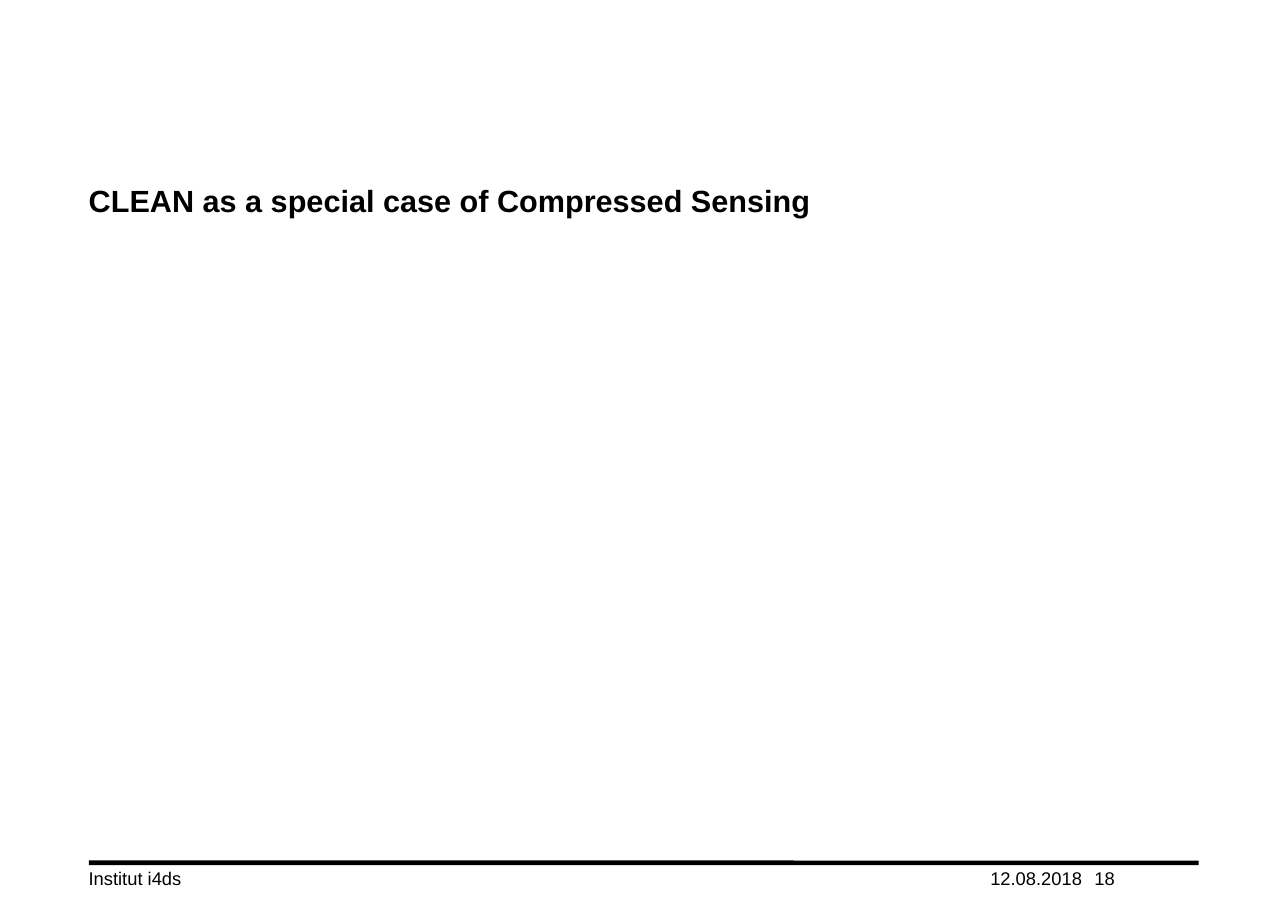
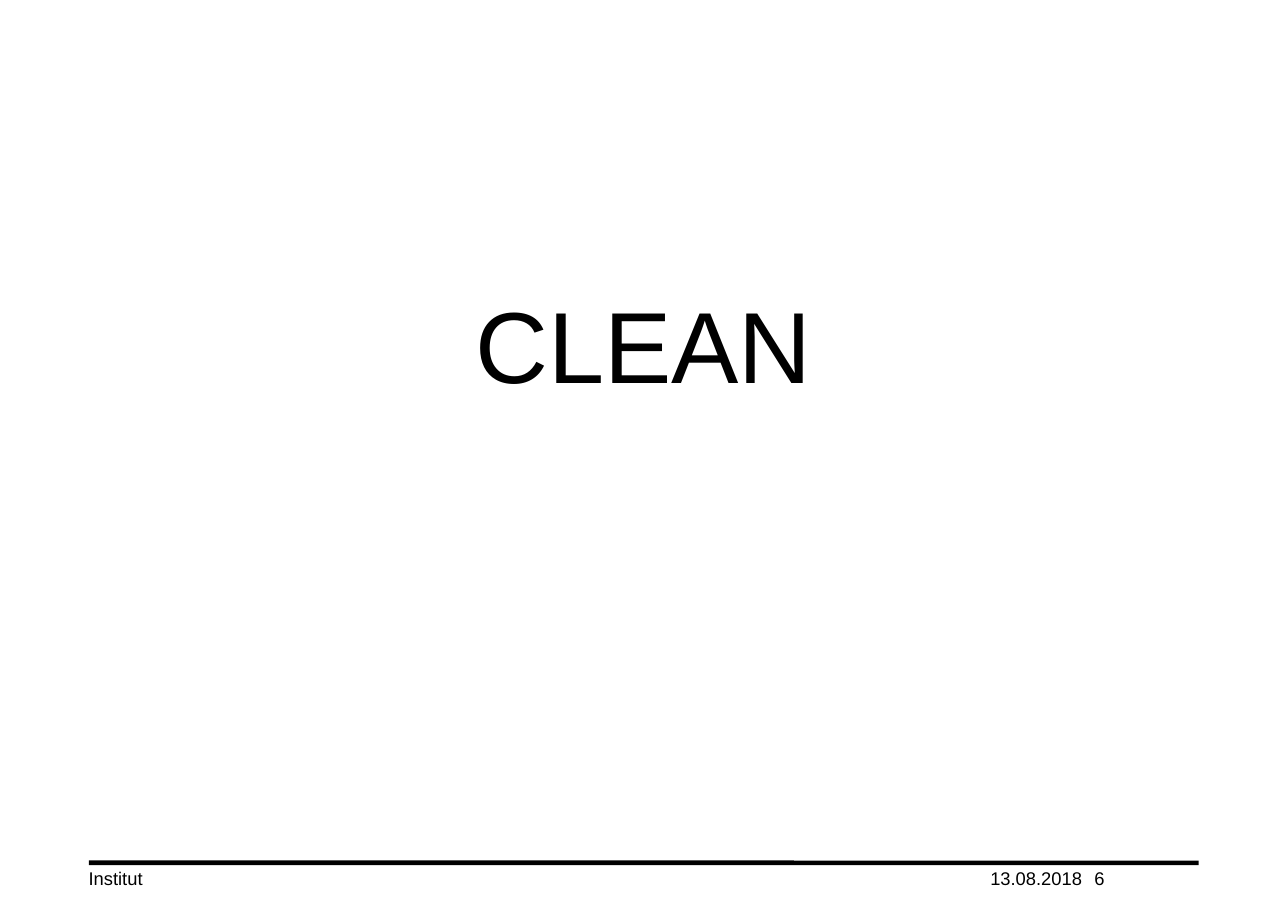
Before and after one commit to lord-blueberry/p7-doc, a slide deck: slide 6 of ppt/praes.pptx (slide 18 before the commit). Drawn at 1288x911 pixels with LibreOffice and Linux fonts; fonts in the diff are those of the drawing; background and template pictures are left out. Boxes give left, top, right and bottom in pixels: in the first picture for what was removed or moved away, otherwise in the second. Text is boxed around its words. In the diff, an @@ line names an element or a change of style, - is before the commit and + after.

```diff
--- a/ppt/praes.pptx
+++ b/ppt/praes.pptx
@@ title removed at <box>89,189,810,218</box> @@
-CLEAN as a special case of Compressed Sensing
@@ text added at <box>475,312,811,384</box>, 66 pt, text #000000 @@
+CLEAN
@@ text at <box>89,871,143,885</box>: text changed @@
-Institut i4ds
+Institut
@@ text at <box>990,872,1082,885</box>: text changed @@
-12.08.2018
+13.08.2018
@@ page number at <box>1094,872,1104,885</box>: text changed @@
-18
+6
```
Also in this commit, not shown: 9 other slides changed, 1 slide added, 2 slides removed, 1 other file.
